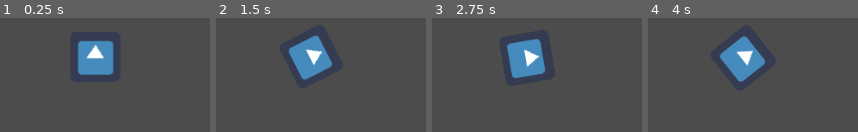
Above: before the commit, frames 1-4 (left to right).
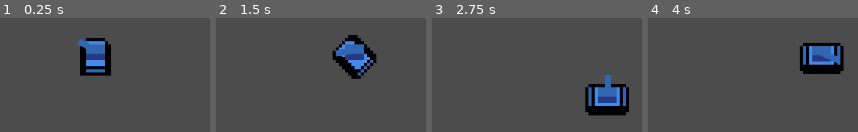
Above: after the commit, the same moments.

Repository: jpcerrone/TanksGodot
Game: Godot game, scene res://Main.tscn
The game is run twice, just before and just after one commit, with the same random seed, the same clock (stepped at 60 frames per second) and the same inputs. The engine's default icon, where the game draws it, is replaced by a stand-in: a white triangle on a blue panel in a dark square.
Inputs (mouse positions are in pixels of both pictures, inside the frame that each line leads up to):
- Up to frame 1 (0.25 s): no input
- Up to frame 2 (1.5 s): tap Enter at 0.5 s; move the mouse to (outside the picture) at 0.52 s; hold D (move_right) 0.53-1.28 s; move the mouse to (outside the picture) at 1.27 s; hold S (move_down) from 1.28 s (still down)
- Up to frame 3 (2.75 s): move the mouse to (outside the picture) at 2.02 s; release S (move_down) at 2.03 s; hold D (move_right) from 2.03 s (still down)
- Up to frame 4 (4 s): move the mouse to (outside the picture) at 2.77 s; release D (move_right) at 2.78 s; hold W (move_up) 2.78-3.53 s; move the mouse to (outside the picture) at 3.52 s; hold A (move_left) from 3.53 s (still down)

The runs differ from the first frame. In frame 1, 5.4% of the frame differs, in the area x 36-55%, y 17-51%; in frame 2, 10%; in frame 3, 11%, in the area x 35-94%, y 18-86%; in frame 4, 11%.

Commit message:
added mouse-rotating cannon

Diff:
--- a/Main.tscn
+++ b/Main.tscn
@@ -1,7 +1,47 @@
-[gd_scene load_steps=3 format=2]
+[gd_scene load_steps=9 format=2]
 
-[ext_resource path="res://icon.png" type="Texture" id=1]
+[ext_resource path="res://tanks.png" type="Texture" id=1]
 [ext_resource path="res://Player.gd" type="Script" id=2]
+[ext_resource path="res://cannon.png" type="Texture" id=3]
+
+[sub_resource type="AtlasTexture" id=1]
+atlas = ExtResource( 1 )
+region = Rect2( 16, 0, 16, 16 )
+
+[sub_resource type="AtlasTexture" id=2]
+atlas = ExtResource( 1 )
+region = Rect2( 32, 0, 16, 16 )
+
+[sub_resource type="AtlasTexture" id=3]
+atlas = ExtResource( 1 )
+region = Rect2( 48, 0, 16, 16 )
+
+[sub_resource type="AtlasTexture" id=4]
+atlas = ExtResource( 1 )
+region = Rect2( 0, 0, 16, 16 )
+
+[sub_resource type="SpriteFrames" id=5]
+animations = [ {
+"frames": [ SubResource( 1 ) ],
+"loop": false,
+"name": "vertical",
+"speed": 5.0
+}, {
+"frames": [ SubResource( 2 ) ],
+"loop": true,
+"name": "diagonal_up",
+"speed": 5.0
+}, {
+"frames": [ SubResource( 3 ) ],
+"loop": true,
+"name": "diagonal_down",
+"speed": 5.0
+}, {
+"frames": [ SubResource( 4 ) ],
+"loop": true,
+"name": "horizontal",
+"speed": 5.0
+} ]
 
 [node name="Main" type="Node2D"]
 
@@ -9,10 +49,18 @@
 position = Vector2( 504.605, 286.77 )
 script = ExtResource( 2 )
 
-[node name="Sprite" type="Sprite" parent="KinematicBody2D"]
-texture = ExtResource( 1 )
+[node name="Sprite" type="AnimatedSprite" parent="KinematicBody2D"]
+scale = Vector2( 4, 4 )
+frames = SubResource( 5 )
+animation = "diagonal_down"
 __meta__ = {
 "_edit_lock_": true
 }
 
 [node name="CollisionShape2D" type="CollisionShape2D" parent="KinematicBody2D"]
+
+[node name="Cannon" type="Sprite" parent="KinematicBody2D"]
+position = Vector2( 0, -8 )
+scale = Vector2( 4, 4 )
+z_index = 1
+texture = ExtResource( 3 )
--- a/Player.gd
+++ b/Player.gd
@@ -1,42 +1,42 @@
 extends KinematicBody2D
 
-export (int) var speed = 100
-export (float) var rotation_speed = 2.0
+export (int) var speed = 150
+export (float) var rotation_speed = 4.0
 var velocity = Vector2()
 var rotation_dir = 0
-
+var tankRotation = 0
 # Called when the node enters the scene tree for the first time.
 func _ready():
 	pass # Replace with function body.
 
 func isRotationWithinDeltaForDirections(direction1, direction2, rotDelta):
-	var isWithinDeltaFirstDirection = (rotation > direction1 - rotDelta) && (rotation < direction1 + rotDelta)
+	var isWithinDeltaFirstDirection = (tankRotation > direction1 - rotDelta) && (tankRotation < direction1 + rotDelta)
 	if (isWithinDeltaFirstDirection):
-		rotation = direction1
-	var isWithinDeltaSecondDirection = (rotation > direction2 - rotDelta) && (rotation < direction2 + rotDelta)
+		tankRotation = direction1
+	var isWithinDeltaSecondDirection = (tankRotation > direction2 - rotDelta) && (tankRotation < direction2 + rotDelta)
 	if (isWithinDeltaSecondDirection):
-		rotation = direction2
+		tankRotation = direction2
 	return isWithinDeltaFirstDirection || isWithinDeltaSecondDirection
 
 func _physics_process(delta):
 	rotation_dir = 0
 	var rotDelta = rotation_speed * delta
 	velocity = Vector2(0, 0)
-	#Only one rotation is counted
-	if (rotation > 2*PI):
-		rotation = rotation - 2*PI
-	if (rotation < 0):
-		rotation = rotation + 2*PI
+	#Only one tankRotation is counted
+	if (tankRotation > 2*PI):
+		tankRotation = tankRotation - 2*PI
+	if (tankRotation < 0):
+		tankRotation = tankRotation + 2*PI
 
 	if (Input.is_action_pressed("move_up") && Input.is_action_pressed("move_right")) || Input.is_action_pressed("move_down") && Input.is_action_pressed("move_left"):
 		if !isRotationWithinDeltaForDirections(PI/4, 5*PI/4, rotDelta):
-			if (rotation < PI/4) || (rotation > 7*PI/4):
+			if (tankRotation < PI/4) || (tankRotation > 7*PI/4):
 				rotation_dir = 1
-			elif (rotation < 3*PI/4):
+			elif (tankRotation < 3*PI/4):
 				rotation_dir = -1
-			elif (rotation < 5*PI/4):
+			elif (tankRotation < 5*PI/4):
 				rotation_dir = 1
-			elif (rotation < 7*PI/4):
+			elif (tankRotation < 7*PI/4):
 				rotation_dir = -1
 		else:
 			if Input.is_action_pressed("move_up"):
@@ -45,13 +45,13 @@
 				velocity = Vector2(-1,1)
 	elif (Input.is_action_pressed("move_up") && Input.is_action_pressed("move_left")) || Input.is_action_pressed("move_down") && Input.is_action_pressed("move_right"):
 		if !isRotationWithinDeltaForDirections(3*PI/4, 7*PI/4, rotDelta):
-			if (rotation < PI/4) || (rotation > 7*PI/4):
+			if (tankRotation < PI/4) || (tankRotation > 7*PI/4):
 				rotation_dir = -1
-			elif (rotation < 3*PI/4):
+			elif (tankRotation < 3*PI/4):
 				rotation_dir = 1
-			elif (rotation < 5*PI/4):
+			elif (tankRotation < 5*PI/4):
 				rotation_dir = -1
-			elif (rotation < 7*PI/4):
+			elif (tankRotation < 7*PI/4):
 				rotation_dir = 1
 		else:
 			if Input.is_action_pressed("move_up"):
@@ -60,13 +60,13 @@
 				velocity = Vector2(1,1)
 	elif Input.is_action_pressed("move_up") || Input.is_action_pressed("move_down"):
 		if !isRotationWithinDeltaForDirections(0, PI, rotDelta):
-			if (rotation < PI/2):
+			if (tankRotation < PI/2):
 				rotation_dir = -1
-			elif (rotation < PI):
+			elif (tankRotation < PI):
 				rotation_dir = 1
-			elif (rotation < 3*PI/2):
+			elif (tankRotation < 3*PI/2):
 				rotation_dir = -1
-			elif (rotation < 2*PI):
+			elif (tankRotation < 2*PI):
 				rotation_dir = 1
 		else:
 			if Input.is_action_pressed("move_up"):
@@ -75,13 +75,13 @@
 				velocity = Vector2(0,1)
 	elif Input.is_action_pressed("move_left") || Input.is_action_pressed("move_right"):
 		if !isRotationWithinDeltaForDirections(PI/2, 3*PI/2, rotDelta):
-			if (rotation < PI/2):
+			if (tankRotation < PI/2):
 				rotation_dir = 1
-			elif (rotation < PI):
+			elif (tankRotation < PI):
 				rotation_dir = -1
-			elif (rotation < 3*PI/2):
+			elif (tankRotation < 3*PI/2):
 				rotation_dir = 1
-			elif (rotation < 2*PI):
+			elif (tankRotation < 2*PI):
 				rotation_dir = -1
 		else:
 			if Input.is_action_pressed("move_right"):
@@ -89,7 +89,26 @@
 			if Input.is_action_pressed("move_left"):
 				velocity = Vector2(-1,0)
 
-	#print_debug(rotation)
-	rotation += rotation_dir * rotDelta
+	if (tankRotation <= PI/8) || (tankRotation > 7*PI/4) :
+		$Sprite.animation = 'vertical'
+	elif (tankRotation <= 3*PI/8):
+		$Sprite.animation = 'diagonal_up'
+	elif (tankRotation <= 5*PI/8):
+		$Sprite.animation = 'horizontal'
+	elif (tankRotation <= 7*PI/8):
+		$Sprite.animation = 'diagonal_down'
+	elif (tankRotation <= PI):
+		$Sprite.animation = 'vertical'
+	elif (tankRotation <= 10*PI/8):
+		$Sprite.animation = 'diagonal_up'
+	elif (tankRotation <= 12*PI/8):
+		$Sprite.animation = 'horizontal'
+	elif (tankRotation <= 14*PI/8):
+		$Sprite.animation = 'diagonal_down'
+	$Cannon.rotation = get_global_mouse_position().angle_to_point(position)
+	#$Cannon.look_at(get_global_mouse_position())
+
+	#print_debug($Cannon.rotation)
+	tankRotation += rotation_dir * rotDelta
 	velocity = velocity.normalized() * speed
 	velocity = move_and_slide(velocity)
Binary file added: cannon.png
Not shown, added: cannon.png.import
Binary file added: tanks.png
Not shown, added: tanks.png.import
